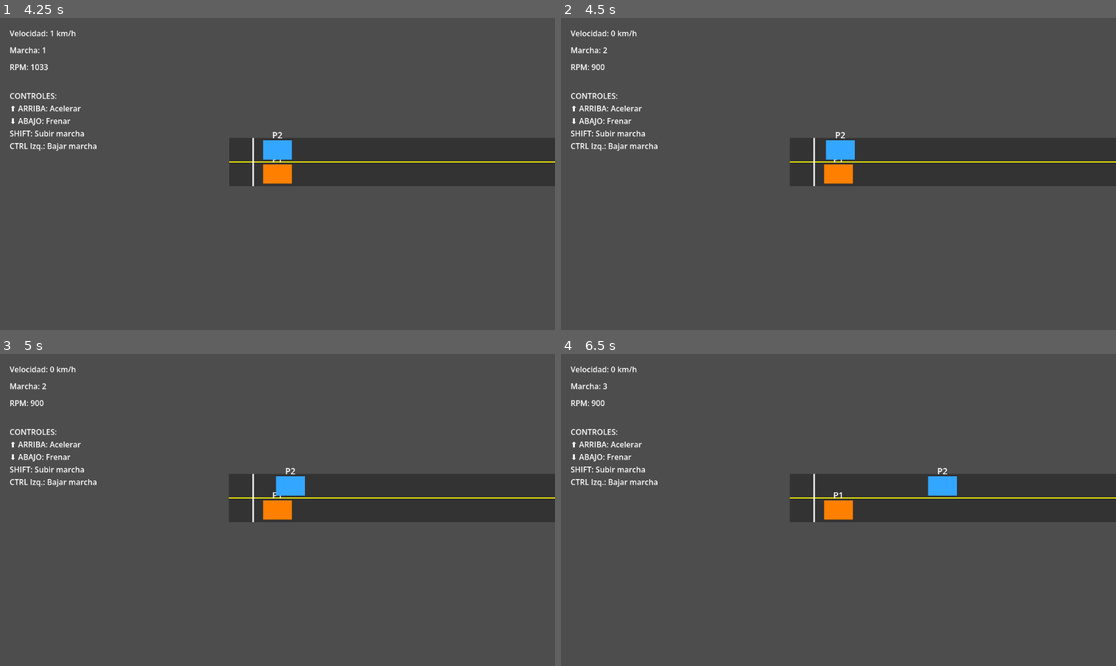
Above: before the commit, frames 1-4 (two rows, left to right).
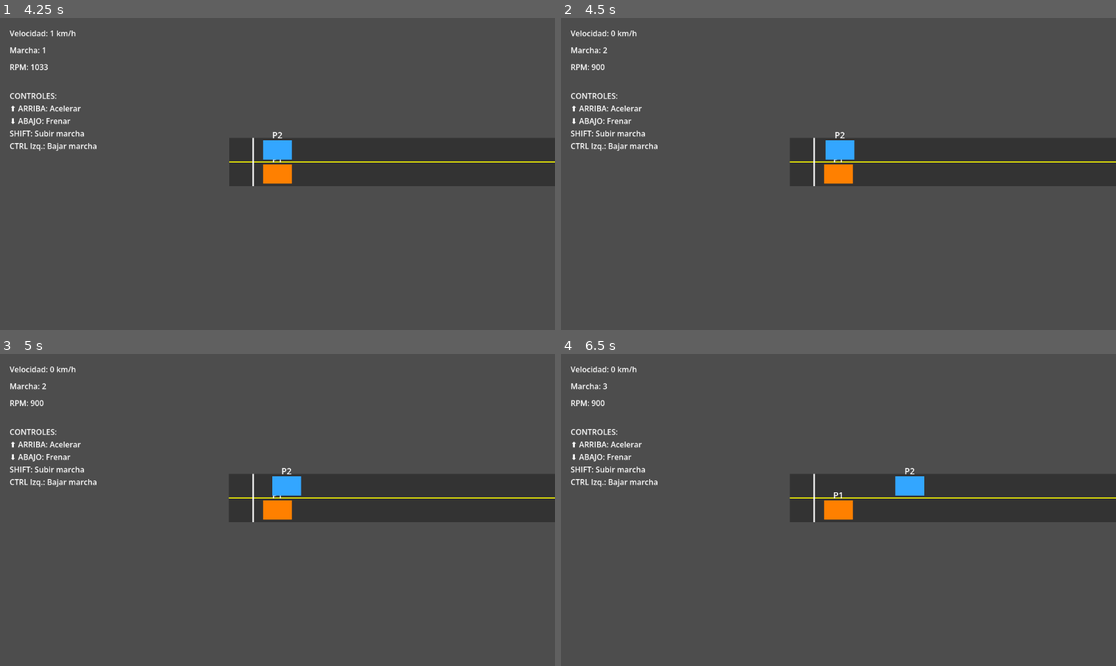
Above: after the commit, the same moments.

Repository: sanguchedemiga222-cloud/pixel-drag-racer
Game: Godot game, scene res://scenes/main.tscn
Same seed, same stepped clock (60 frames per second), same inputs: the game is played once before the commit and once after it.
Inputs:
- Up to frame 1 (4.25 s): click "Jugar" at 0.5 s; tap Enter at 1.25, 2.75 s; hold Up (ui_up) 1.28-2.03 s; tap Shift at 1.35, 2.85 s; tap Space at 2, 3.5 s; hold Down (ui_down) 2.03-2.78 s; tap Ctrl at 2.1, 3.6 s; hold Up (ui_up) from 2.78 s (still down)
- Up to frame 2 (4.5 s): release Up (ui_up) at 4.28 s; hold Down (ui_down) from 4.28 s (still down); tap Shift at 4.35 s
- Up to frame 3 (5 s): keep holding Down (ui_down)
- Up to frame 4 (6.5 s): keep holding Down (ui_down); tap Enter at 5 s; tap Ctrl at 5.1 s; tap Shift at 5.85 s

Frame 1 is identical in both runs. In frame 2, less than 0.1% of the frame differs, in the area x 47-53%, y 36-46%; in frame 3, 0.1%; in frame 4, 0.7%, in the area x 60-72%, y 36-46%.

Commit message:
Reduce y amplía la variación de velocidad de P2

Diff:
--- a/PixelDragRacer-main/scripts/main.gd
+++ b/PixelDragRacer-main/scripts/main.gd
@@ -41,8 +41,8 @@
 	if not race_started or race_finished or not is_instance_valid(car) or not is_instance_valid(rival):
 		return
 
-	# P2 es más lento en promedio; su máximo aleatorio por partida es 205–245 km/h.
-	# Pequeñas variaciones de ritmo evitan que todas las carreras se sientan iguales.
+	# P2 tiene un ritmo más bajo y variable para que el resultado dependa más
+	# de los cambios de marcha del jugador.
 	rival_change_timer -= delta
 	if rival_change_timer <= 0.0:
 		choose_rival_target_speed()
@@ -75,15 +75,16 @@
 
 func configure_rival_for_new_race() -> void:
 	rival_speed = 0.0
-	# Cambiamos el límite por carrera para que P2 sea competitivo, pero no imbatible.
-	var rival_max_speed_kmh := randf_range(205.0, 245.0)
+	# El máximo aleatorio de P2 es menor y cambia cada carrera: 145–205 km/h.
+	var rival_max_speed_kmh := randf_range(145.0, 205.0)
 	rival_max_speed = rival_max_speed_kmh * RIVAL_SPEED_TO_PIXELS
-	rival_acceleration = randf_range(20.0, 32.0) * RIVAL_SPEED_TO_PIXELS
+	rival_acceleration = randf_range(12.0, 22.0) * RIVAL_SPEED_TO_PIXELS
 	choose_rival_target_speed()
 
 func choose_rival_target_speed() -> void:
-	rival_target_speed = randf_range(rival_max_speed * 0.78, rival_max_speed * 0.96)
-	rival_change_timer = randf_range(1.5, 3.5)
+	# P2 fluctúa ampliamente, incluso reduciendo el ritmo durante algunos tramos.
+	rival_target_speed = randf_range(rival_max_speed * 0.50, rival_max_speed * 0.96)
+	rival_change_timer = randf_range(1.5, 4.0)
 
 func finish_race(winner: String) -> void:
 	race_finished = true
